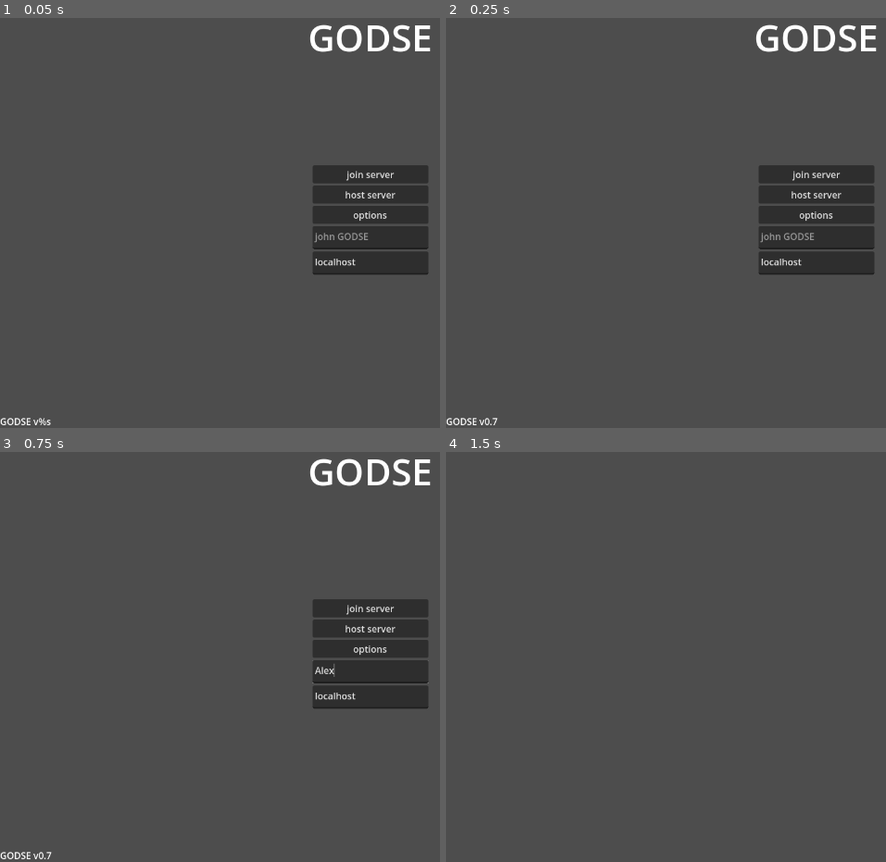
Above: before the commit, frames 1-4 (two rows, left to right).
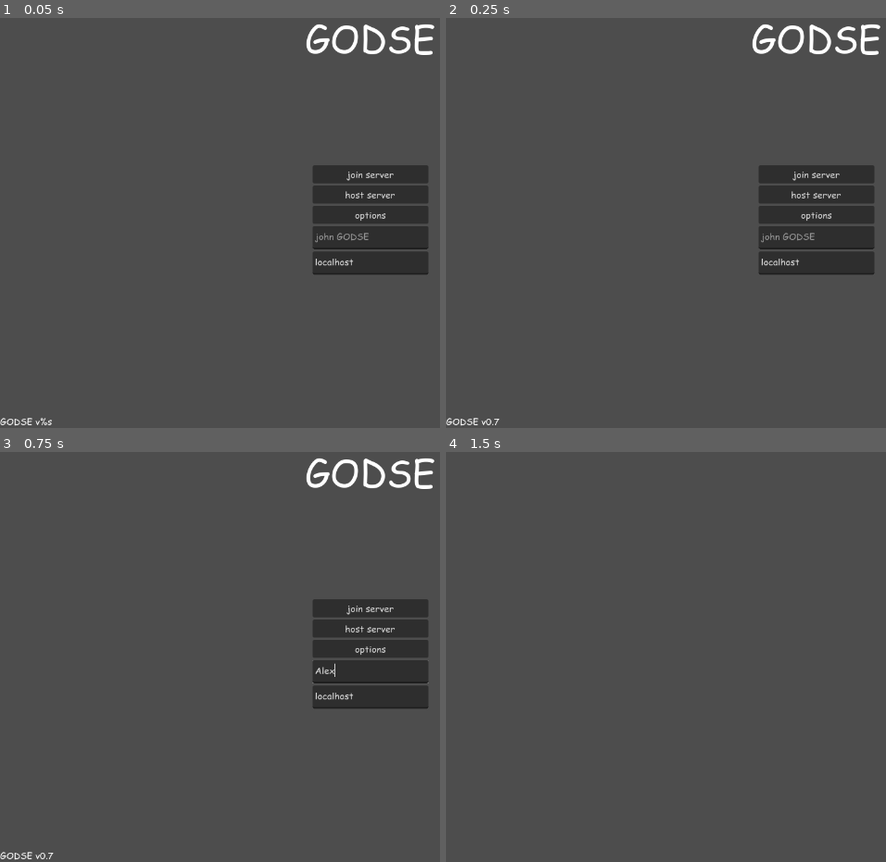
Above: after the commit, the same moments.

Repository: remidu64/GODSE
Game: Godot game, scene res://scenes/State-MainMenuState.tscn
Same seed, same stepped clock (60 frames per second), same inputs: the game is played once before the commit and once after it.
Inputs (mouse positions are in pixels of both pictures, inside the frame that each line leads up to):
- Up to frame 1 (0.05 s): no input
- Up to frame 2 (0.25 s): no input
- Up to frame 3 (0.75 s): click (369, 673) at 0.52 s; type "Alex" at 0.6 s
- Up to frame 4 (1.5 s): click "join server" at 1.25 s

The runs differ from the first frame. In frame 1, 1.6% of the frame differs, in the area x 0-99%, y 1-100%; in frame 2, 1.6%; in frame 3, 1.6%; in frame 4, nothing differs.
Error before the commit: Parse Error: Identifier "own_health" not declared in the current scope. (res://scripts/entities/Entity-Player.gd:28)

Commit message:
fixed health bars and made all the text comic sans bc why not

Diff:
--- a/autoload/Autoload-Global.gd
+++ b/autoload/Autoload-Global.gd
@@ -3,17 +3,34 @@
 signal play_state_loaded
 signal player_loaded
 signal firin(projectile)
-signal hit(shooter)
-signal leaving()
+signal hit(shooter, victim, damage)
+signal leaving
+
+@onready var HUD: Control = $Game_HUD
+@onready var Health_Bar: Control = $Game_HUD/HealthBar
+@onready var Health_Num: Label = $Game_HUD/HealthBar/Health
 
 # player node, set in Entity-Player.gd
 var Player = null
+var Health = 100.0
+var Max_Health = 100.0
 
 # name for the player
 var Name = "john GODSE"
 
 func _ready() -> void:
 	player_loaded.connect(set_player_name)
+	hit.connect(apply_damage)
+
+func _physics_process(delta: float) -> void:
+	if HUD.visible:
+		Health_Bar.bar_size = Health / Max_Health
+		Health_Num.text = str(int(Health))
 
 func set_player_name():
 	Player.player_name = Name
+	HUD.visible = true
+
+func apply_damage(_shooter, victim, damage):
+	if victim == Player:
+		Health -= damage
--- a/autoload/Autoload-Global.tscn
+++ b/autoload/Autoload-Global.tscn
@@ -1,6 +1,27 @@
-[gd_scene load_steps=2 format=3 uid="uid://c1vifmptrwkrj"]
+[gd_scene load_steps=3 format=3 uid="uid://c1vifmptrwkrj"]
 
 [ext_resource type="Script" uid="uid://dawe4pct7b310" path="res://autoload/Autoload-Global.gd" id="1_f6n0l"]
+[ext_resource type="PackedScene" uid="uid://b83eq1hi6gnkn" path="res://scenes/hud/HUD-Health_Bar.tscn" id="2_jux7t"]
 
 [node name="Global" type="Node"]
 script = ExtResource("1_f6n0l")
+
+[node name="Game_HUD" type="Control" parent="."]
+visible = false
+layout_mode = 3
+anchors_preset = 15
+anchor_right = 1.0
+anchor_bottom = 1.0
+grow_horizontal = 2
+grow_vertical = 2
+
+[node name="HealthBar" parent="Game_HUD" instance=ExtResource("2_jux7t")]
+layout_mode = 1
+anchors_preset = 2
+anchor_top = 1.0
+anchor_bottom = 1.0
+offset_left = 15.0
+offset_top = -59.0
+offset_right = 15.0
+offset_bottom = -59.0
+grow_vertical = 0
--- a/autoload/Autoload-Networking.gd
+++ b/autoload/Autoload-Networking.gd
@@ -30,6 +30,7 @@
 	remove_player_request.emit(id)
 	if id == 1:
 		Global.Player = null
+		Global.HUD.visible = false
 		get_tree().change_scene_to_file("res://scenes/State-MainMenuState.tscn")
 
 func remove_server():
--- a/scenes/State-MainMenuState.tscn
+++ b/scenes/State-MainMenuState.tscn
@@ -1,5 +1,6 @@
-[gd_scene load_steps=3 format=3 uid="uid://buben8hjsnglk"]
+[gd_scene load_steps=4 format=3 uid="uid://buben8hjsnglk"]
 
+[ext_resource type="Theme" uid="uid://bb5w4ji6i8k46" path="res://assets/theme.theme" id="1_oho2o"]
 [ext_resource type="Script" uid="uid://dbmfbddp1u4n0" path="res://scripts/State-MainMenuState.gd" id="1_wag2k"]
 [ext_resource type="PackedScene" uid="uid://2wdygwbi2mlj" path="res://scenes/substates/SubState-OptionsMenu.tscn" id="2_4ayad"]
 
@@ -10,6 +11,7 @@
 anchor_bottom = 1.0
 grow_horizontal = 2
 grow_vertical = 2
+theme = ExtResource("1_oho2o")
 script = ExtResource("1_wag2k")
 
 [node name="MainMenu" type="Control" parent="."]
@@ -29,6 +31,7 @@
 offset_right = 640.0
 offset_bottom = 88.0
 grow_horizontal = 2
+theme = ExtResource("1_oho2o")
 theme_override_font_sizes/font_size = 64
 text = "GODSE"
 horizontal_alignment = 1
@@ -62,24 +65,29 @@
 
 [node name="join" type="Button" parent="MainMenu/VBoxContainer"]
 layout_mode = 2
+theme = ExtResource("1_oho2o")
 text = "join server"
 
 [node name="host" type="Button" parent="MainMenu/VBoxContainer"]
 layout_mode = 2
+theme = ExtResource("1_oho2o")
 text = "host server"
 
 [node name="options" type="Button" parent="MainMenu/VBoxContainer"]
 layout_mode = 2
+theme = ExtResource("1_oho2o")
 text = "options"
 
 [node name="username" type="TextEdit" parent="MainMenu/VBoxContainer"]
 custom_minimum_size = Vector2(200, 40)
 layout_mode = 2
+theme = ExtResource("1_oho2o")
 placeholder_text = "john GODSE"
 
 [node name="serverIP" type="TextEdit" parent="MainMenu/VBoxContainer"]
 custom_minimum_size = Vector2(200, 40)
 layout_mode = 2
+theme = ExtResource("1_oho2o")
 text = "localhost"
 placeholder_text = "server ip"
 
--- a/scenes/entities/Entity-Player.tscn
+++ b/scenes/entities/Entity-Player.tscn
@@ -2,10 +2,10 @@
 
 [ext_resource type="Script" uid="uid://bmfga3wqtkk6i" path="res://scripts/entities/Entity-Player.gd" id="1_g13of"]
 [ext_resource type="Texture2D" uid="uid://c5kv8sb3o1uvk" path="res://assets/sprites/hud/crosshairs/hitmarker.png" id="2_1bx53"]
+[ext_resource type="FontFile" uid="uid://fbem0s06kkud" path="res://assets/font/Comic Sans MS.ttf" id="2_dxn7r"]
 [ext_resource type="PackedScene" uid="uid://dftl17faobr1d" path="res://scenes/entities/Entity-Gun.tscn" id="2_opunm"]
 [ext_resource type="PackedScene" uid="uid://2wdygwbi2mlj" path="res://scenes/substates/SubState-OptionsMenu.tscn" id="2_v1vfl"]
 [ext_resource type="Texture2D" uid="uid://dyfsrqesqm46g" path="res://assets/sprites/hud/crosshairs/crosshair1.png" id="2_ybmsl"]
-[ext_resource type="PackedScene" uid="uid://b83eq1hi6gnkn" path="res://scenes/hud/HUD-Health_Bar.tscn" id="5_o8i5w"]
 [ext_resource type="AudioStream" uid="uid://bri2qcnimoh1n" path="res://assets/sounds/hitmarkers/godse_hitmarker_v1.ogg" id="7_dxn7r"]
 
 [sub_resource type="CapsuleMesh" id="CapsuleMesh_2m2ha"]
@@ -45,10 +45,12 @@
 [node name="Nametag" type="Label3D" parent="."]
 transform = Transform3D(1, 0, 0, 0, 1, 0, 0, 0, 1, 0, 2.53317, 0)
 text = "test"
+font = ExtResource("2_dxn7r")
 
 [node name="Healthtag" type="Label3D" parent="."]
 transform = Transform3D(1, 0, 0, 0, 1, 0, 0, 0, 1, 0, 2.31986, 0)
 text = "test"
+font = ExtResource("2_dxn7r")
 
 [node name="GunPos" type="Node3D" parent="."]
 transform = Transform3D(1, 0, 0, 0, 1, 0, 0, 0, 1, 0.605695, 1.30082, 0)
@@ -123,17 +125,6 @@
 offset_right = 40.0
 offset_bottom = 23.0
 
-[node name="HealthBar" parent="HUD" instance=ExtResource("5_o8i5w")]
-layout_mode = 1
-anchors_preset = 2
-anchor_top = 1.0
-anchor_bottom = 1.0
-offset_left = 10.0
-offset_top = -30.0
-offset_right = 10.0
-offset_bottom = -30.0
-grow_vertical = 0
-
 [node name="OptionsHud" type="CanvasLayer" parent="."]
 visible = false
 
--- a/scenes/hud/HUD-Health_Bar.tscn
+++ b/scenes/hud/HUD-Health_Bar.tscn
@@ -1,23 +1,34 @@
-[gd_scene load_steps=2 format=3 uid="uid://b83eq1hi6gnkn"]
+[gd_scene load_steps=3 format=3 uid="uid://b83eq1hi6gnkn"]
 
 [ext_resource type="Script" uid="uid://dkjv5e817kci2" path="res://scripts/hud/HUD-Heath_Bar.gd" id="1_lx8t2"]
+[ext_resource type="Theme" uid="uid://bb5w4ji6i8k46" path="res://assets/theme.theme" id="1_y0orp"]
 
 [node name="HealthBar" type="Control"]
 layout_mode = 3
 anchors_preset = 0
+theme = ExtResource("1_y0orp")
 script = ExtResource("1_lx8t2")
 
 [node name="Background" type="ColorRect" parent="."]
 layout_mode = 0
-offset_right = 100.0
-offset_bottom = 20.0
-scale = Vector2(1.1501, 0.940469)
+offset_right = 132.0
+offset_bottom = 31.0
+scale = Vector2(1.73138, 1.42788)
 color = Color(0, 0, 0, 1)
 
 [node name="Bar" type="ColorRect" parent="Background"]
 layout_mode = 0
-offset_left = 2.0
-offset_top = 2.0
-offset_right = 98.0
-offset_bottom = 18.0
+offset_left = 4.0
+offset_top = 4.0
+offset_right = 128.0
+offset_bottom = 27.0
 color = Color(1, 0, 0, 1)
+
+[node name="Health" type="Label" parent="."]
+layout_mode = 0
+offset_right = 228.0
+offset_bottom = 44.0
+theme_override_font_sizes/font_size = 22
+text = "placeholder"
+horizontal_alignment = 1
+vertical_alignment = 1
--- a/scenes/optionsshit/OptionsMenu-CheckBox.tscn
+++ b/scenes/optionsshit/OptionsMenu-CheckBox.tscn
@@ -1,8 +1,10 @@
-[gd_scene load_steps=2 format=3 uid="uid://d02c5eh6ol7hj"]
+[gd_scene load_steps=3 format=3 uid="uid://d02c5eh6ol7hj"]
 
+[ext_resource type="Theme" uid="uid://bb5w4ji6i8k46" path="res://assets/theme.theme" id="1_d5yvk"]
 [ext_resource type="Script" uid="uid://k8dhu3avypkv" path="res://scripts/optionsshit/OptionsMenu-CheckBox.gd" id="1_f4pfg"]
 
 [node name="OptionsMenu-CheckBox" type="CheckBox"]
 offset_right = 24.0
 offset_bottom = 24.0
+theme = ExtResource("1_d5yvk")
 script = ExtResource("1_f4pfg")
--- a/scenes/optionsshit/OptionsMenu-Slider.tscn
+++ b/scenes/optionsshit/OptionsMenu-Slider.tscn
@@ -1,11 +1,13 @@
-[gd_scene load_steps=2 format=3 uid="uid://j416ksyocb8y"]
+[gd_scene load_steps=3 format=3 uid="uid://j416ksyocb8y"]
 
+[ext_resource type="Theme" uid="uid://bb5w4ji6i8k46" path="res://assets/theme.theme" id="1_84blp"]
 [ext_resource type="Script" uid="uid://bwnp7vft1tmo5" path="res://scripts/optionsshit/OptionsMenu-Slider.gd" id="1_87heu"]
 
 [node name="OptionsMenu-Slider" type="HSlider"]
 offset_top = 24.0
 offset_right = 256.0
 offset_bottom = 47.0
+theme = ExtResource("1_84blp")
 script = ExtResource("1_87heu")
 
 [node name="Label" type="Label" parent="."]
--- a/scenes/substates/SubState-DedicatedServerMenu.tscn
+++ b/scenes/substates/SubState-DedicatedServerMenu.tscn
@@ -1,4 +1,6 @@
-[gd_scene format=3 uid="uid://sxt3dq17sw8a"]
+[gd_scene load_steps=2 format=3 uid="uid://sxt3dq17sw8a"]
+
+[ext_resource type="Theme" uid="uid://bb5w4ji6i8k46" path="res://assets/theme.theme" id="1_joo2d"]
 
 [node name="DSMenu" type="Control"]
 layout_mode = 3
@@ -7,6 +9,7 @@
 anchor_bottom = 1.0
 grow_horizontal = 2
 grow_vertical = 2
+theme = ExtResource("1_joo2d")
 
 [node name="ColorRect" type="ColorRect" parent="."]
 layout_mode = 1
--- a/scenes/substates/SubState-OptionsMenu.tscn
+++ b/scenes/substates/SubState-OptionsMenu.tscn
@@ -1,6 +1,7 @@
-[gd_scene load_steps=5 format=3 uid="uid://2wdygwbi2mlj"]
+[gd_scene load_steps=6 format=3 uid="uid://2wdygwbi2mlj"]
 
 [ext_resource type="Script" uid="uid://cfvs8rjqs5hgp" path="res://scripts/substates/SubState-OptionsMenu.gd" id="1_1axyh"]
+[ext_resource type="Theme" uid="uid://bb5w4ji6i8k46" path="res://assets/theme.theme" id="1_nd8ba"]
 [ext_resource type="PackedScene" uid="uid://j416ksyocb8y" path="res://scenes/optionsshit/OptionsMenu-Slider.tscn" id="2_1m7gb"]
 [ext_resource type="PackedScene" uid="uid://d02c5eh6ol7hj" path="res://scenes/optionsshit/OptionsMenu-CheckBox.tscn" id="3_2xwod"]
 [ext_resource type="Texture2D" uid="uid://dnvg50dcj6q2l" path="res://assets/sprites/hud/quit.png" id="4_of8pa"]
@@ -12,6 +13,7 @@
 anchor_bottom = 1.0
 grow_horizontal = 2
 grow_vertical = 2
+theme = ExtResource("1_nd8ba")
 script = ExtResource("1_1axyh")
 
 [node name="ColorRect" type="ColorRect" parent="."]
--- a/scripts/entities/Entity-Player.gd
+++ b/scripts/entities/Entity-Player.gd
@@ -13,8 +13,6 @@
 @onready var optionsHud: CanvasLayer = $OptionsHud
 @onready var optionsMenu: Control = $OptionsHud/OptionsMenu
 @onready var fps: Label = $HUD/FPS
-@onready var hpbar: Control = $HUD/HealthBar
-
 # global variables
 
 var inOptions = false
@@ -25,8 +23,8 @@
 var sensitivity = float(Options.sensitivity)
 
 # synced variables
-@export var health: float = own_health
-@export var max_health: float = own_max_health
+@export var health: float = 100.0
+@export var max_health: float = 100.0
 @export var player_name = "john GODSE"
 
 
@@ -121,8 +119,6 @@
 
 	camera.make_current()
 
-	hpbar.bar_size = health / max_health
-
 	target_fov = float(Options.fov)
 	sensitivity = float(Options.sensitivity)
 	if running:
@@ -137,12 +133,12 @@
 	camera.fov = lerp(camera.fov, target_fov, 15 * delta)
 
 	if position.y < -100:
-		health = 0
-
-	if health <= 0:
+		Global.Health = 0
+
+	if Global.Health <= 0:
 		position = Vector3(randf_range(-10, 10), 1, randi_range(-10, 10))
 		velocity = Vector3.ZERO
-		health = max_health
+		Global.Health = Global.Max_Health
 
 	$HUD/HitMarker.self_modulate = lerp($HUD/HitMarker.self_modulate, Color(1.0, 1.0, 1.0, 0.0), 14.0 * delta)
 
@@ -206,6 +202,9 @@
 		fps.visible = true
 	else:
 		fps.visible = false
+
+	health = Global.Health
+	max_health = Global.Max_Health
 
 	# p h y s i c s
 	move_and_slide()
@@ -241,7 +240,7 @@
 
 	return true
 
-func play_hitmarker(shooter):
+func play_hitmarker(shooter, _a, _b):
 	if self.name == shooter.name:
 		hitmarker.play()
 		$HUD/HitMarker.self_modulate = Color(1.0, 1.0, 1.0, 1.0)
--- a/scripts/entities/Entity_Bullet.gd
+++ b/scripts/entities/Entity_Bullet.gd
@@ -16,11 +16,10 @@
 	for i in get_colliding_bodies():
 		if i is CharacterBody3D:
 			queue_free()
-			i.health -= damage
 			i.velocity.x -= sin(rotation.y) * knockback
 			i.velocity.z -= cos(rotation.y) * knockback
 			i.velocity.y += knockback
-			Global.hit.emit(shooter)
+			Global.hit.emit(shooter, i, damage)
 		if i.is_in_group("map"):
 			queue_free()
 	if global_position + linear_velocity != global_position:
Binary file added: assets/font/Comic Sans MS.ttf
Not shown, added: assets/font/Comic Sans MS.ttf.import
Binary file added: assets/sprites/hud/hp bar background.png
Not shown, added: assets/sprites/hud/hp bar background.png.import
Binary file added: assets/theme.theme
